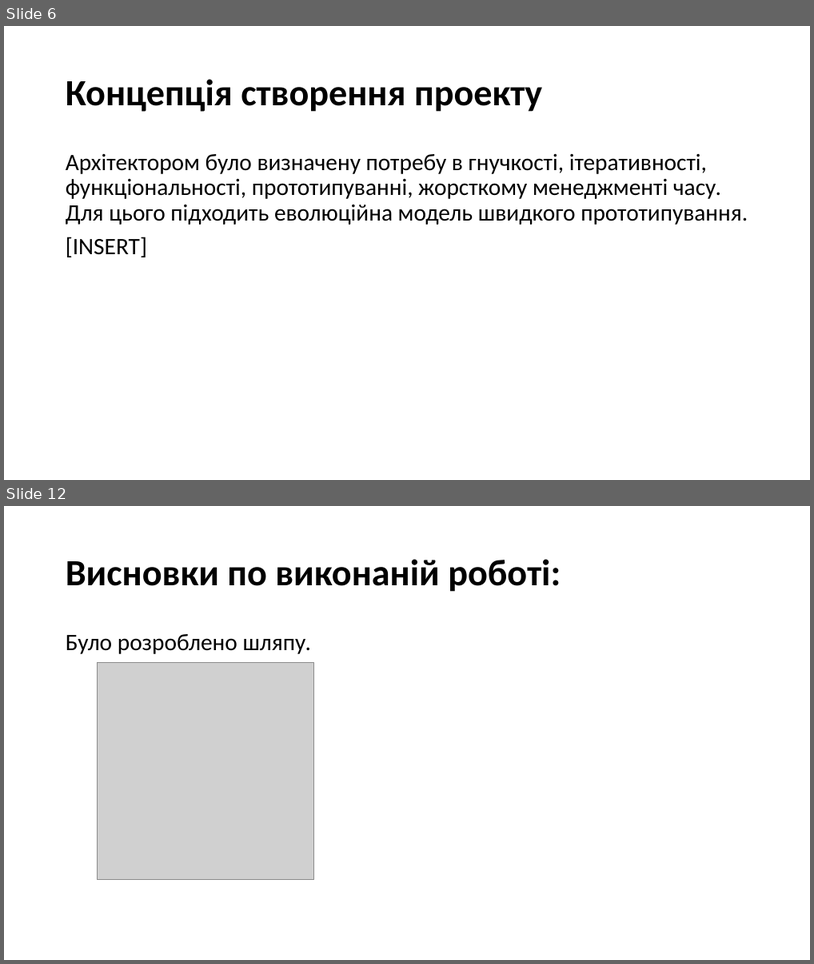
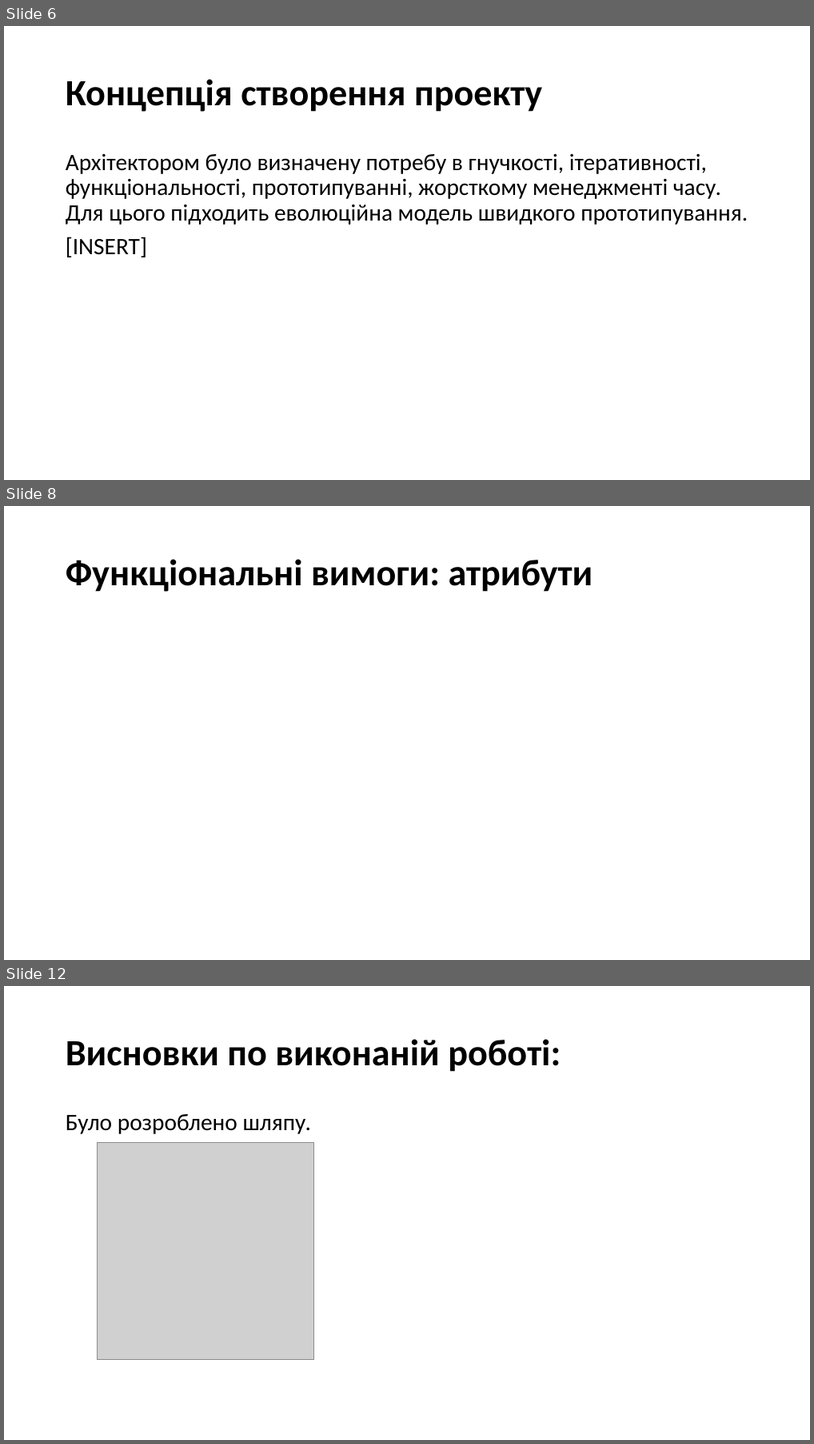
Before and after one commit to d3mage/elektronna_kafedra, a slide deck: elektronna_kafedra.pptx. Shown one above the other, each under a label of ours: slides 6 and 12 before the commit, slides 6, 8 and 12 after it; the slides between them are not shown. The pictures are 814x964 and 814x1444 pixels, drawn with LibreOffice and Linux fonts; fonts in the diff are those of the drawing; grey boxes stand for pictures. Boxes give left, top, right and bottom in pixels: in the first picture for what was removed or moved away, otherwise in the second. Text is boxed around its words. In the diff, an @@ line names an element or a change of style, - is before the commit and + after.

```diff
--- a/elektronna_kafedra.pptx
+++ b/elektronna_kafedra.pptx
@@ slide 8 added at (x1=4, y1=506, x2=810, y2=960), background #FFFFFF @@
@@ title added at (x1=66, y1=559, x2=594, y2=592), 44 pt, text #000000, bold @@
+Функціональні вимоги: атрибути
```
Also in this commit, not shown: 1 other slide added, 2 slides removed, 1 other file.
